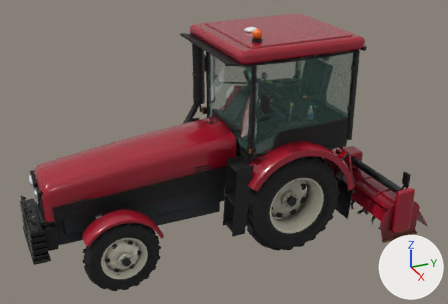
Before and after pictures for a commit that changed the glTF model tools/tractor/tractor_yt.glb.
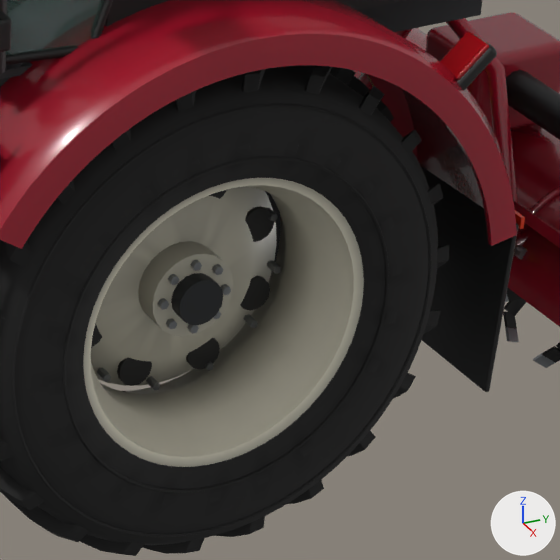
There are two pictures of each version: one whole from a camera (50 mm lens) standing at (6.5, -3.52, 4.4) and looking at (0.11, -0.65, 1.2), one close up on the part from 57% to 81% of the width and 47% to 83% of the height. Lighting does not change. The marker at lower right points along +X, +Y and +Z. The last two pictures show the newer version. Where no turn or scale is listed for an object, it has been applied to the vertices. Vertices at exactly the same position are counted once.

In view in the first close-up: 'Body', 'Glass', 'Rotary', 'Rotor', 'WheelRL' and 1 more.
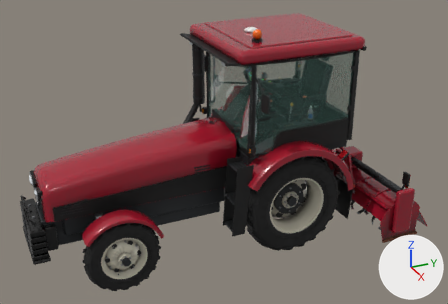
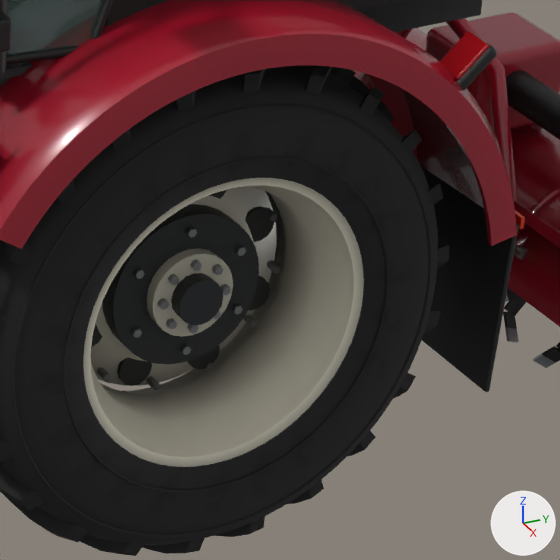
Pixel boxes (x1, y1, x2, y2) of what changed, in the close-ups (560 x 560 px):
```json
{"part": 1, "of": "me_wheelrl", "change": "added", "after": [102, 204, 259, 364]}
{"part": 2, "of": "me_wheelrl", "change": "added", "after": [185, 226, 197, 238]}
{"part": 3, "of": "me_wheelrl", "change": "added", "after": [235, 245, 246, 256]}
{"part": 4, "of": "me_wheelrl", "change": "added", "after": [231, 303, 243, 314]}
{"part": 5, "of": "me_wheelrl", "change": "added", "after": [180, 344, 191, 355]}
{"part": 6, "of": "me_wheelrl", "change": "added", "after": [130, 327, 142, 338]}
{"part": 7, "of": "me_wheelrl", "change": "added", "after": [133, 267, 145, 279]}
{"part": 8, "of": "me_wheelrl", "change": "edited", "before": [0, 98, 449, 542], "after": [0, 98, 449, 542], "on screen": "looks the same"}
```

The change, as JSON lines over the scene's bpy script:
```json
{"block": "me_wheelrl", "where": "# used by ob_wheelrl; location = (0.66, 0.0, 0.66)"}
{"op": "remove", "block": "me_wheelrl", "code": "me_wheelrl.from_pydata(...)  # 3917 vertices, 7252 faces; spans x -0.19..0.194, y -0.656..0.656, z -0.656..0.656"}
{"op": "add", "block": "me_wheelrl", "code": "me_wheelrl.from_pydata(...)  # 4053 vertices, 7496 faces; spans x -0.19..0.194, y -0.656..0.656, z -0.656..0.656"}
{"block": "me_wheelrl", "change": "me_wheelrl part 1: a new loose piece, a 32-sided cylinder along x spanning x -0.07..-0.01, y -0.2..0.2, z -0.2..0.2, in mat_darkgray"}
{"block": "me_wheelrl", "change": "me_wheelrl part 2: a new loose piece, a 6-sided cylinder along x spanning x -0.01..0.005, y -0.012..0.012, z 0.15..0.17, in mat_silver"}
{"block": "me_wheelrl", "change": "me_wheelrl part 3: a new loose piece, a 6-sided cylinder along x spanning x -0.01..0.005, y 0.127..0.151, z 0.07..0.09, in mat_silver"}
{"block": "me_wheelrl", "change": "me_wheelrl part 4: a new loose piece, a 6-sided cylinder along x spanning x -0.01..0.005, y 0.127..0.151, z -0.09..-0.07, in mat_silver"}
{"block": "me_wheelrl", "change": "me_wheelrl part 5: a new loose piece, a 6-sided cylinder along x spanning x -0.01..0.005, y -0.012..0.012, z -0.17..-0.15, in mat_silver"}
{"block": "me_wheelrl", "change": "me_wheelrl part 6: a new loose piece, a 6-sided cylinder along x spanning x -0.01..0.005, y -0.151..-0.127, z -0.09..-0.07, in mat_silver"}
{"block": "me_wheelrl", "change": "me_wheelrl part 7: a new loose piece, a 6-sided cylinder along x spanning x -0.01..0.005, y -0.151..-0.127, z 0.07..0.09, in mat_silver"}
{"block": "me_wheelrl", "change": "me_wheelrl part 8: 1120 kept faces spanning x -0.19..0.194, y -0.656..0.656, z -0.644..0.587 get new vertex colours; the middle colour goes from grey #b1b1b1 to grey #ababab"}
```
